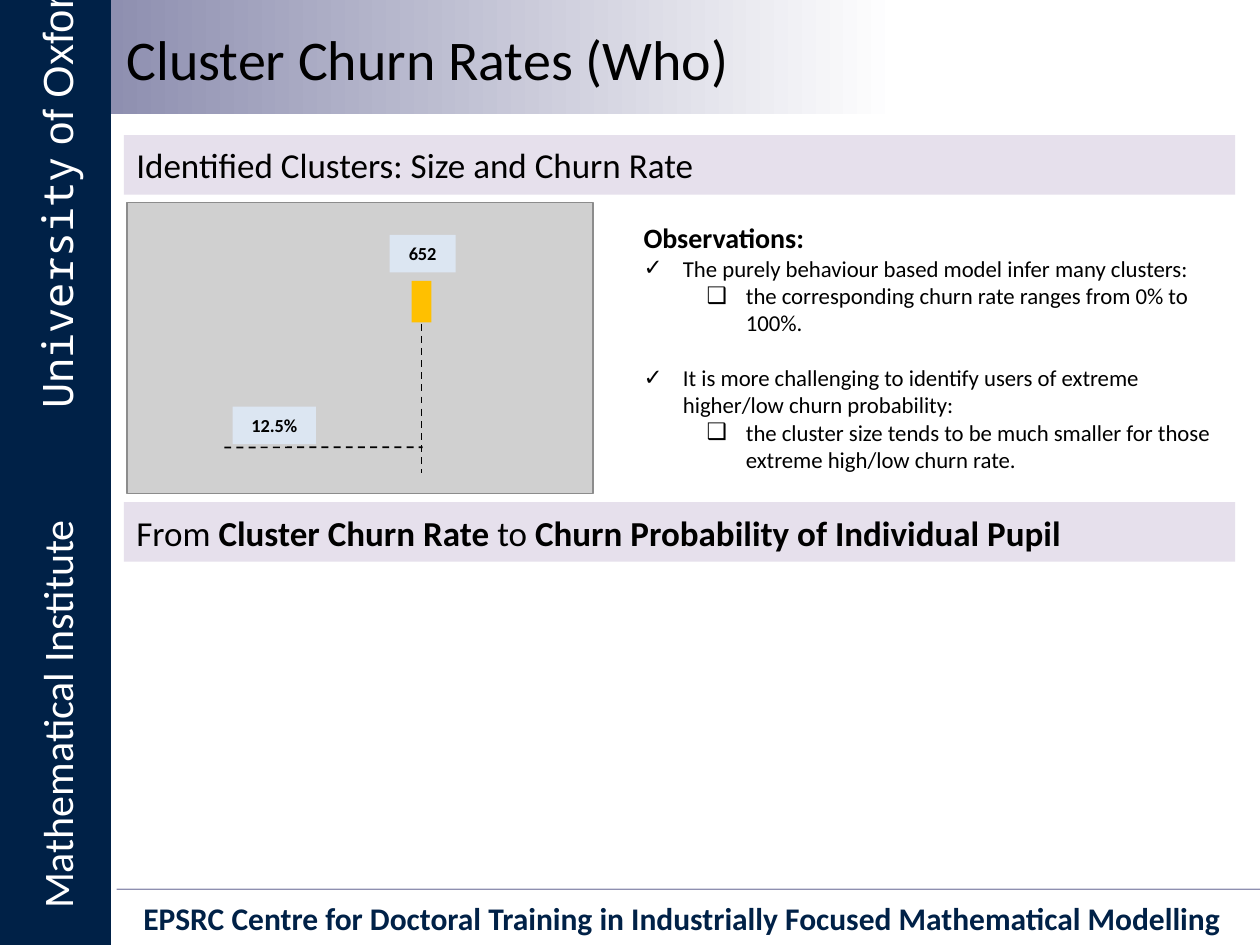
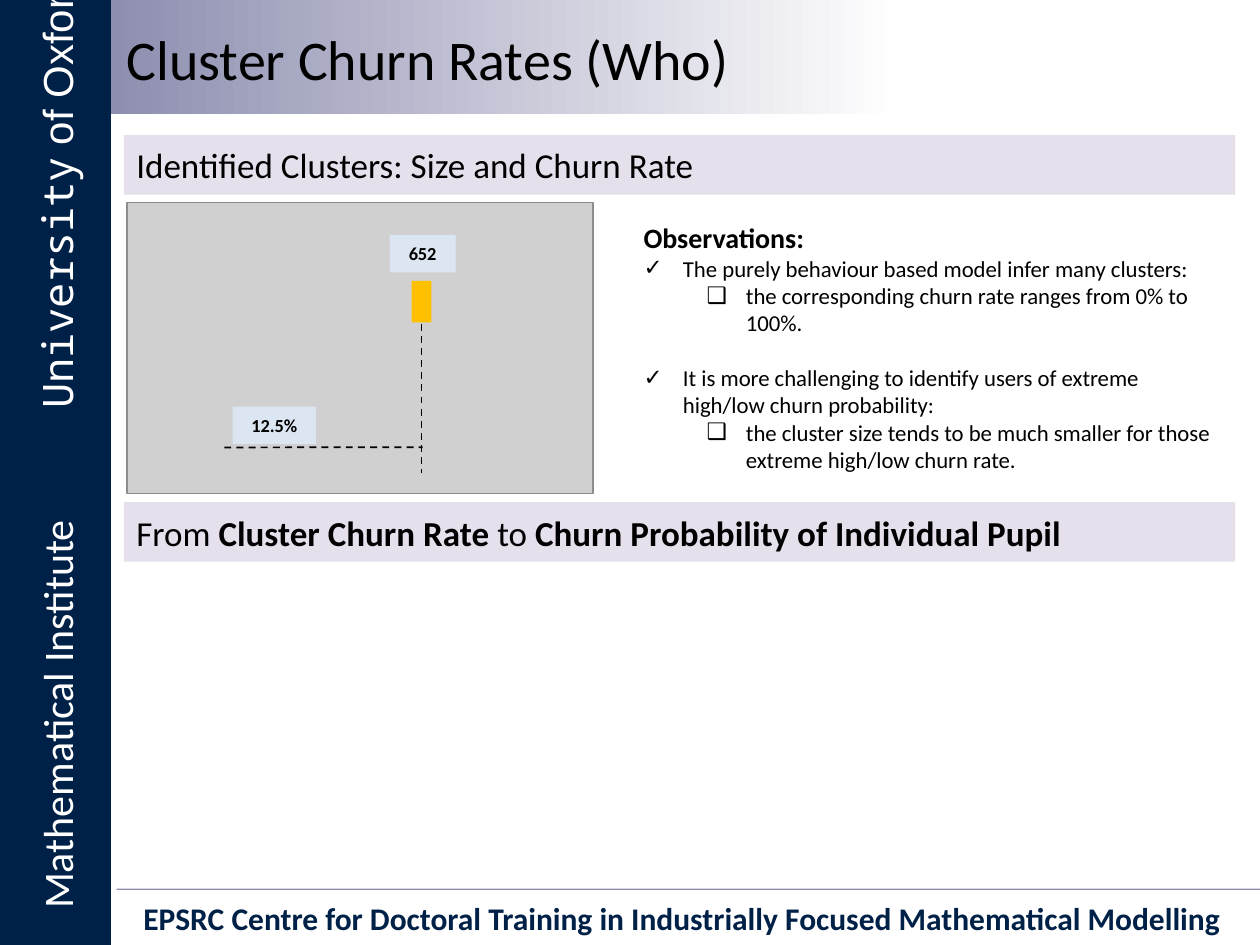
Before and after one commit to vicaws/Whizz, a slide deck: slide 32 of Slides/Whizz_oxford.pptx. Drawn at 1260x945 pixels with LibreOffice and Linux fonts; fonts in the diff are those of the drawing; grey boxes stand for pictures; background and template pictures are left out. Boxes give left, top, right and bottom in pixels: in the first picture for what was removed or moved away, otherwise in the second. Text is boxed around its words. In the diff, an @@ line names an element or a change of style, - is before the commit and + after.

```diff
--- a/Slides/Whizz_oxford.pptx
+++ b/Slides/Whizz_oxford.pptx
@@ text at bbox=[683, 370, 1139, 417]: text changed @@
-✓ It is more challenging to identify users of extreme higher/low churn probability:
+✓ It is more challenging to identify users of extreme high/low churn probability:
```
Also in this commit, not shown: 5 other slides changed, 35 other files.
